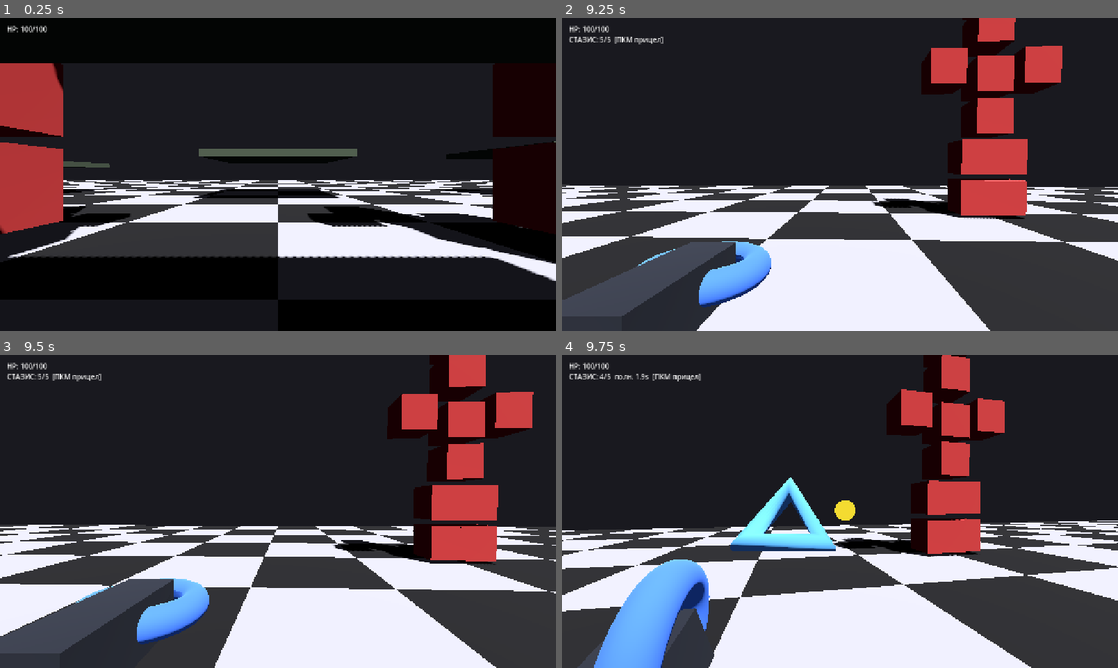
Above: before the commit, frames 1-4 (two rows, left to right).
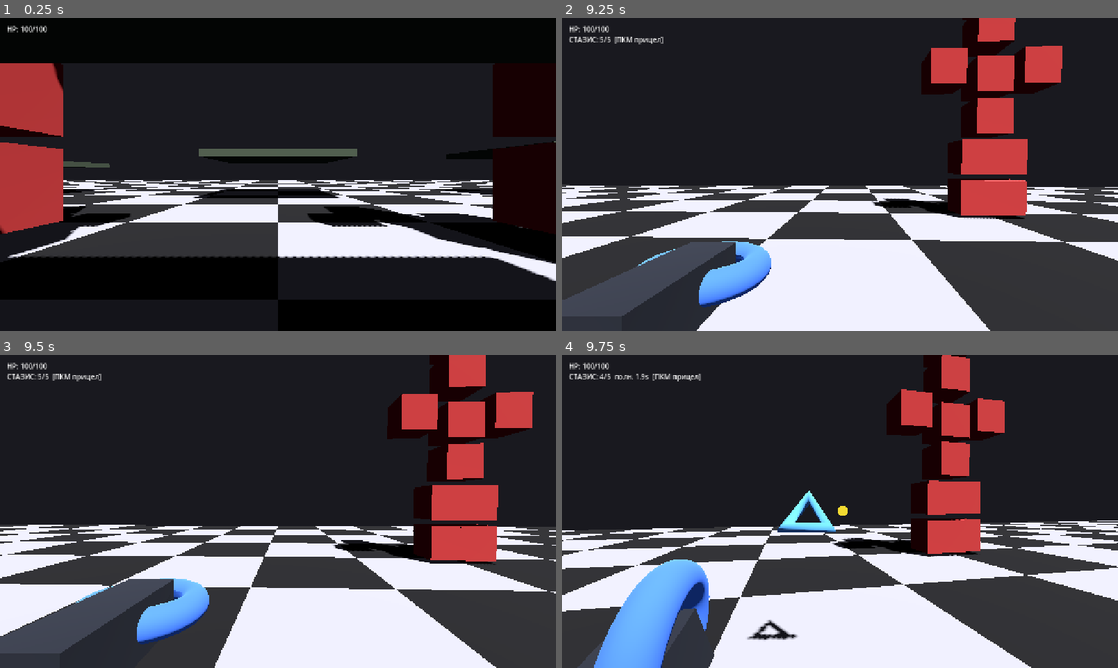
Above: after the commit, the same moments.

Repository: radomirsky/190K-G.O.P
Game: Godot game, scene res://main.tscn
Two runs of this game, one before a commit and one after it. Both use one fixed random seed, a clock stepped at 60 frames per second and the inputs below.
Inputs (mouse positions are in pixels of both pictures, inside the frame that each line leads up to):
- Up to frame 1 (0.25 s): no input
- Up to frame 2 (9.25 s): tap Enter at 0.5 s; move the mouse to (867, 174) at 0.52 s; hold W 0.53-5.78 s; tap E at 0.6, 8.85 s; click (867, 174) at 0.67 s; tap Space at 0.77, 1.52, 3.02, 3.77, 4.52, 6.02, 6.77, 7.52, 9.02 s; move the mouse to (812, 174) at 1.27 s; tap Shift at 1.35 s; move the mouse to (851, 168) at 2.02 s; tap C at 2.1 s; move the mouse to (834, 180) at 2.77 s; tap Q at 2.85 s; click (834, 180) at 2.92 s; move the mouse to (878, 177) at 3.52 s; hold Ctrl 3.53-4.28 s; move the mouse to (795, 171) at 4.27 s; tap R at 4.35 s; move the mouse to (845, 174) at 5.02 s; tap Z at 5.1 s; click (845, 174) at 5.17 s; move the mouse to (817, 168) at 5.77 s; hold D 5.78-6.53 s; tap X at 5.85 s; move the mouse to (867, 174) at 6.52 s; hold W 6.53-8.78 s; tap B at 6.6 s; move the mouse to (812, 174) at 7.27 s; tap G at 7.35 s; click (812, 174) at 7.42 s; move the mouse to (851, 168) at 8.02 s; tap F at 8.1 s; move the mouse to (834, 180) at 8.77 s; hold A from 8.78 s (still down)
- Up to frame 3 (9.5 s): keep holding A
- Up to frame 4 (9.75 s): move the mouse to (878, 514) at 9.52 s; release A at 9.53 s; hold W from 9.53 s (still down); hold Shift from 9.53 s (still down); click (878, 514) at 9.67 s

Frames 1-3 are identical in both runs. In frame 4, 2.8% of the frame differs, in the area x 30-53%, y 39-92%.

Commit message:
Стазис: дальше полёт (скорость, мало гравитации); фиксированный урон по врагу с любой дистанции.
Made-with: Cursor

Diff:
--- a/enemy.gd
+++ b/enemy.gd
@@ -21,6 +21,8 @@
 @export var proximity_damage_base: int = 1
 @export var proximity_damage_close_mult: float = 2.6
 @export var proximity_damage_far_mult: float = 0.85
+## Урон от кольца стазиса (не зависит от дистанции до игрока — только попадание).
+@export var stasis_hit_damage: int = 2
 
 var _break_cd: float = 0.0
 var _player: Node3D = null
@@ -234,7 +236,11 @@
 			if away.length_squared() > 0.0001:
 				away = away.normalized()
 				rb.apply_central_impulse(away * 1.25)
-		var dmg := _compute_hit_damage_from_player()
+		var dmg: int
+		if rb.name == "StasisRing":
+			dmg = maxi(1, stasis_hit_damage)
+		else:
+			dmg = _compute_hit_damage_from_player()
 		call_deferred("_take_hit", dmg)
 		return
 
--- a/player.gd
+++ b/player.gd
@@ -44,7 +44,7 @@
 @export_range(0.4, 20.0, 0.05) var gun_full_refill_delay_sec: float = 6.0
 ## Короткая анимация «дозарядки» на модели пушки после автопополнения.
 @export_range(0.0, 1.0, 0.05) var gun_refill_finish_anim_sec: float = 0.35
-@export var stasis_ring_speed: float = 24.0
+@export var stasis_ring_speed: float = 52.0
 @export var stasis_fire_cooldown_sec: float = 0.18
 @export var stasis_mag_size: int = 5
 @export var stasis_refill_delay_sec: float = 2.0
--- a/throwable_stasis_ring.tscn
+++ b/throwable_stasis_ring.tscn
@@ -19,6 +19,9 @@
 
 [node name="StasisRing" type="RigidBody3D" groups=["throwable"]]
 mass = 0.65
+gravity_scale = 0.08
+linear_damp = 0.0
+angular_damp = 0.2
 continuous_cd = true
 script = ExtResource("1_throw_break")
 
